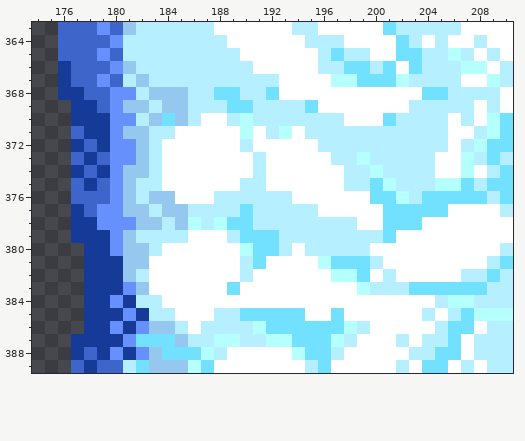
Pixel-art file, stored at resources pengu/tiles.aseprite. That is the earlier state.
512x512 pixels, 1 frame. Colours within 5 levels of each other are drawn and written as one. Shown: x 174..210, y 363..389.
The same view after the edit:
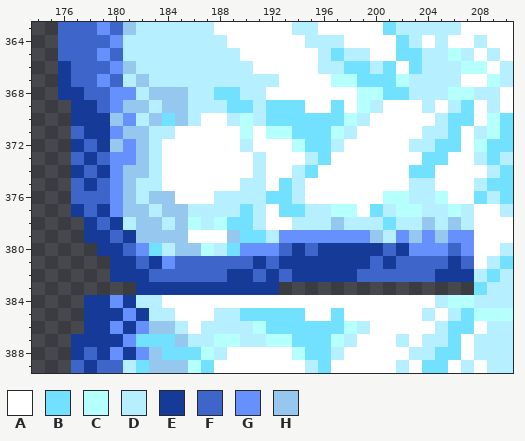
Palette (. is transparent): A #ffffff  B #72e1ff  C #b5fffc  D #b6efff  E #153a98  F #3d65ca  G #6691fd  H #95c7ef
Difference:
Layer "platforms":
y 368: x 192 B -> A; x 199..207 AAAAABBDD -> CCBBDDDCC
y 369: x 192..195 DDDB -> BBBA; x 197 A -> B; x 199..200 AA -> CD; x 203 D -> A; x 205 D -> A; x 207 D -> B
y 370: x 180 G -> H; x 192..199 DDDDDDAA -> BBBBBBCD; x 201..204 BDDD -> AAAA; x 206..207 AD -> BB
y 371: x 192 D -> C; x 194..197 ADDD -> BBBC; x 199..203 DDDDD -> AAAAA; x 206 A -> B
y 372: x 180 G -> H; x 194..196 AAD -> CBB; x 198..202 DDDDD -> AAAAA; x 205..207 DAD -> BBA
y 373: x 195..205 AADDCDDDDDA -> DBAAAAAAABB; x 207 C -> A
y 374: x 194..195 AA -> DB; x 198..204 DDCDDDD -> AAAAABB; x 207 C -> A
y 375: x 193..194 AA -> BD; x 198..202 DDBCD -> AAAAA; x 205..207 CCB -> AAA
y 376: x 192..194 DDA -> BBD; x 200..201 BB -> AC; x 204..207 BBBB -> DCAA
y 377: x 179 G -> E; x 192..194 DDD -> ABB; x 196..198 AAA -> DCC; x 200..207 ABBBBBAA -> BDCCDDCD
y 378: x 177 E -> .; x 179..181 GGG -> FED; x 192..193 DD -> AA; x 197 D -> H; x 199..200 AA -> DD; x 202..207 BBAAAA -> DDHDHD
y 379: x 177 E -> .; x 180..185 GHDDDD -> FEHHHH; x 189 D -> H; x 192..207 BDDDDDDDDBAAAAAA -> DGGGGGGGHDGHGHGG
y 380: x 178 E -> .; x 180..207 GHHDAAAAAACBBDADDDDDAAAAAAAA -> EFGBDHHCDBGGGFEFEEEEEFEGGGFG
y 381: x 178..179 EE -> ..; x 181..207 HHAAAAAAADBAAAACBBBDAAAAAAA -> EFEGFFFFFFEFEEEEEEEFEFFFFEF
y 382: x 178..179 EE -> ..; x 181..207 HDAAAAAAADAAAAAACCBADAAAAAD -> EEFFFFFFEEFEFEEEEEFFFFFFEEE
y 383: x 178..207 EEEGHAAAAAABAAAAAAAAACDDDBBBBB -> ....EEEEEEEEEEE...............
Changed places in both pictures, as pixel boxes (x1, y1, x2, y2):
changed: (71, 87, 474, 295)
